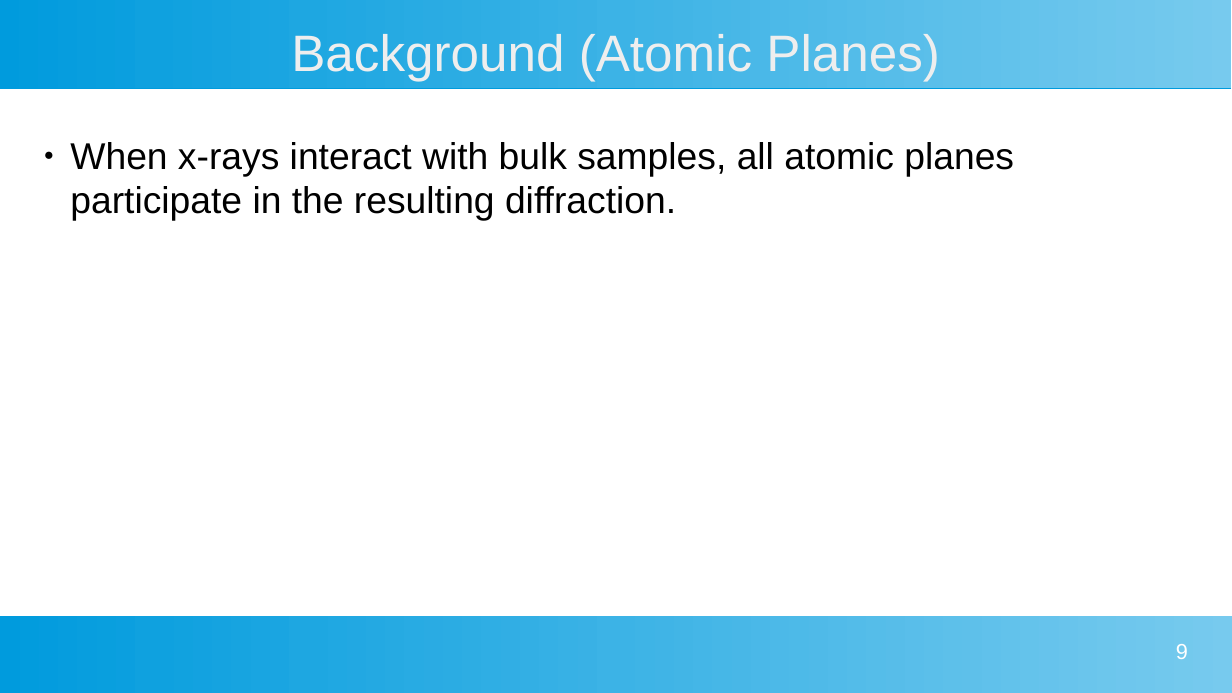
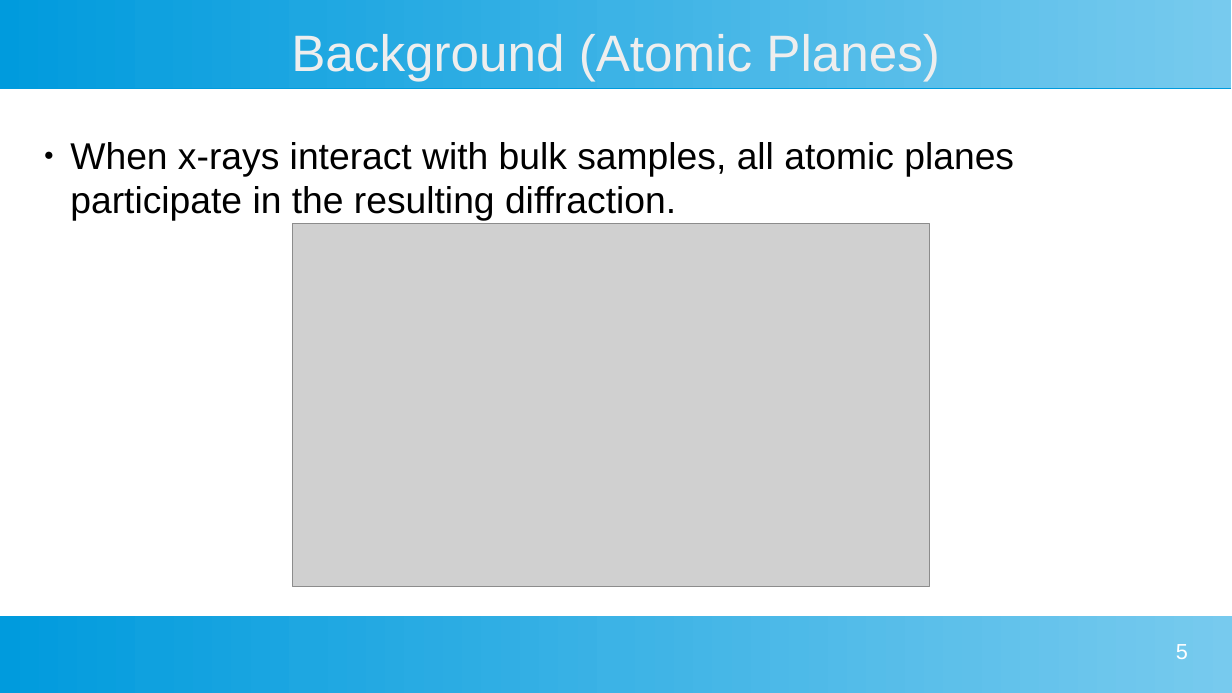
Before and after one commit to MarkS5001/GIXRD-Thesis, a slide deck: slide 5 of Thesis Defense Presentation.odp (slide 9 before the commit). Drawn at 1232x693 pixels with LibreOffice and Linux fonts; fonts in the diff are those of the drawing; grey boxes stand for pictures. Boxes give left, top, right and bottom in pixels: in the first picture for what was removed or moved away, otherwise in the second. Text is boxed around its words. In the diff, an @@ line names an element or a change of style, - is before the commit and + after.

```diff
--- a/Thesis Defense Presentation.odp
+++ b/Thesis Defense Presentation.odp
@@ picture added at <box>292,224,929,587</box> @@
@@ page number at <box>1176,644,1188,659</box>: text changed @@
-9
+5
```
Also in this commit, not shown: 5 other slides changed.
